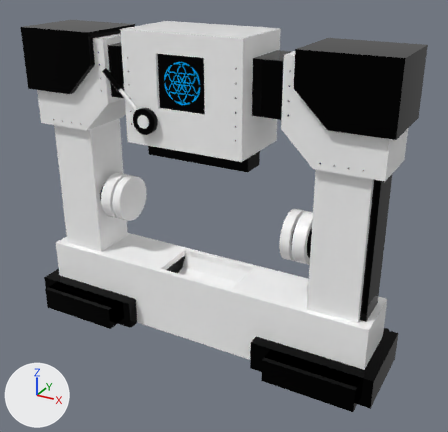
Two versions of the Blender file Assets/Thaumaturgy/Figure Chisel/Figure Chisel.blend, one commit apart.
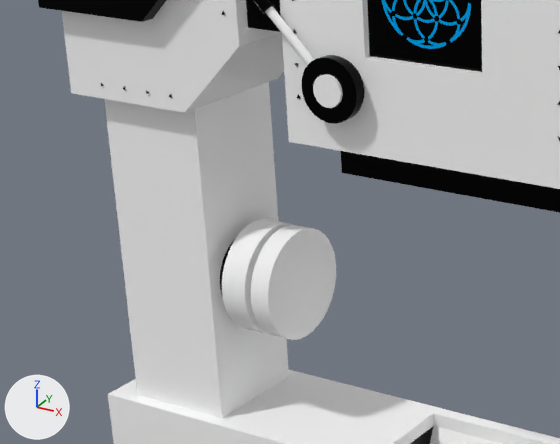
Old and new are each drawn whole from a 50 mm camera at (4.82, -7.67, 6.34) aimed at (0.33, 0.51, 2.25) and again close up on the part from 3% to 53% of the width and 20% to 61% of the height. Arrows for +X, +Y and +Z are at lower left; the lights stay in place. Text is drawn in Blender's own font.

The older version as bpy lines, for what is in view:
```python
me_cube_001 = bpy.data.meshes.new('Cube.001')
me_cube_001.from_pydata(...)  # 1118 vertices, 905 faces; spans x -3.2..3.2, y -0.4..1.4, z 0.0..5.2
# faces by material slot: [518, 387]
me_cube_001.materials.append(mat_white)
me_cube_001.materials.append(mat_black)
ob_cube = bpy.data.objects.new('Cube', me_cube_001)
ob_cube.location = (0.0, 0.0, 0.0)
_m = ob_cube.modifiers.new('EdgeSplit', 'EDGE_SPLIT')
```
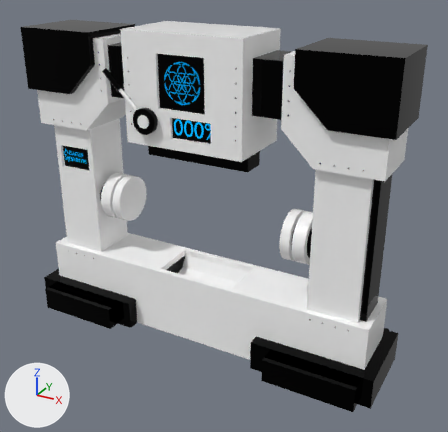
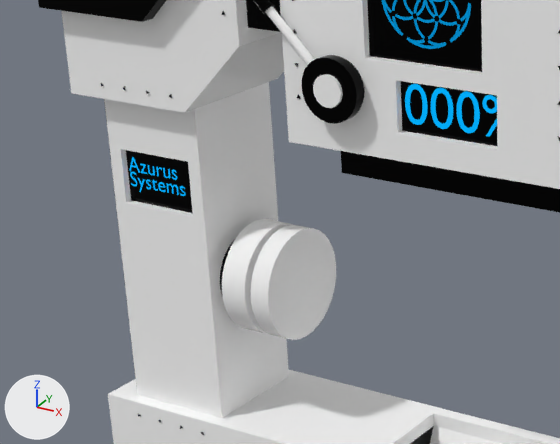
Pixel boxes (x1, y1, x2, y2) of what changed, in the close-ups (560 x 444 px):
'Text.001', added: after (405, 84, 497, 137)
'Text', added: after (129, 157, 186, 196)
part 1 of me_cube_001, added: after (104, 82, 289, 418)
part 2 of me_cube_001, added: after (289, 58, 560, 189)

What changed in the scene script:
```text
Add mat_text:
    mat_text = principled_material('Text')
    mat_text.base_color = (0.0, 0.0, 0.0)  # black #000000
    mat_text.roughness = 1.0
    mat_text.specular_ior_level = 0.0
    mat_text.emission_color = (0.000911, 0.397, 0.905)  # blue #03a9f4
    mat_text.emission_strength = 1.0
Change me_cube_001:
    used by ob_cube; location = (0.0, 0.0, 0.0)
    remove me_cube_001.from_pydata(...)  # 1118 vertices, 905 faces; spans x -3.2..3.2, y -0.4..1.4, z 0.0..5.2
    add me_cube_001.from_pydata(...)  # 1274 vertices, 973 faces; spans x -3.2..3.2, y -0.4..1.4, z 0.0..5.2
    me_cube_001 part 1: 16 vertices added at x -2.8..-2.0, y 0.1..0.9, z 2.63..3.22
    me_cube_001 part 2: 8 vertices added at x -0.19..0.5, y -0.2..-0.15, z 3.67..3.99
    add me_cube_001.materials.append(mat_black)
Add txt_text_001:
    txt_text_001 = bpy.data.curves.new('Text.001', 'FONT')
    txt_text_001.body = '000%'
    txt_text_001.materials.append(mat_text)  # black #000000
    txt_text_001.align_y = 'CENTER'
    txt_text_001.space_line = 0.7
Add txt_text:
    txt_text = bpy.data.curves.new('Text', 'FONT')
    txt_text.body = 'Azurus\nSystems'
    txt_text.materials.append(mat_text)  # black #000000
    txt_text.align_y = 'CENTER'
    txt_text.space_line = 0.7
Add ob_text_001:
    ob_text_001 = bpy.data.objects.new('Text.001', txt_text_001)
    ob_text_001.location = (-0.166, -0.157, 3.837)
    ob_text_001.rotation_euler = (1.571, 0.0, 0.0)  # degrees (90, 0, 0)
    ob_text_001.scale = (0.355, 0.355, 0.355)
Add ob_text:
    ob_text = bpy.data.objects.new('Text', txt_text)
    ob_text.location = (-2.686, 0.145, 2.945)
    ob_text.rotation_euler = (1.571, 0.0, 0.0)  # degrees (90, 0, 0)
    ob_text.scale = (0.155, 0.155, 0.155)
```
